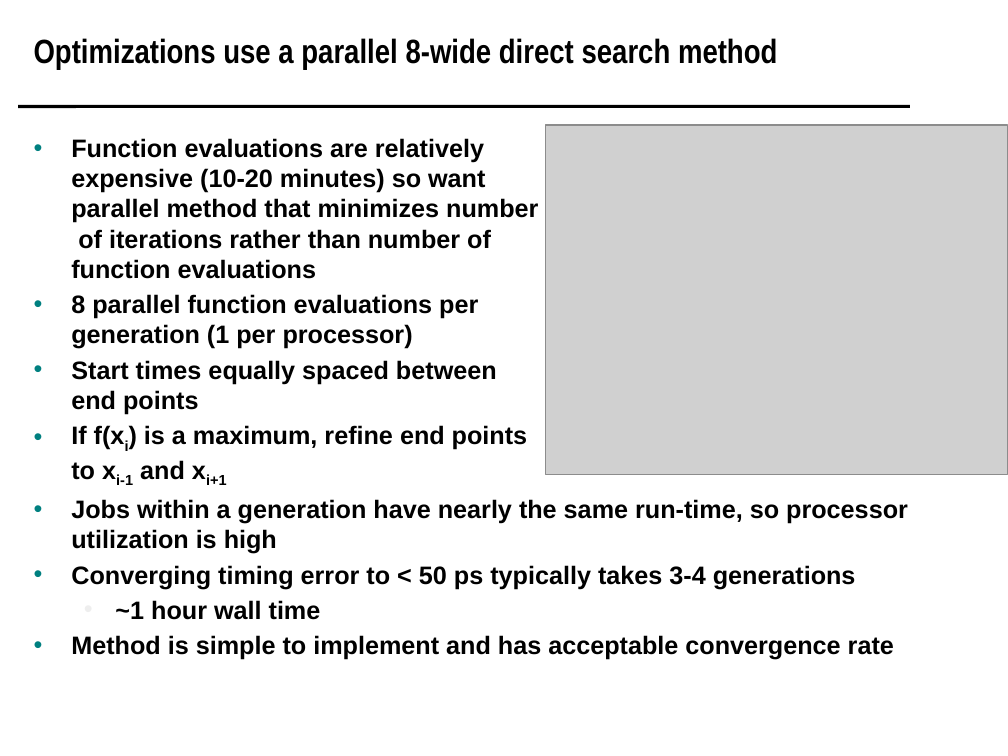
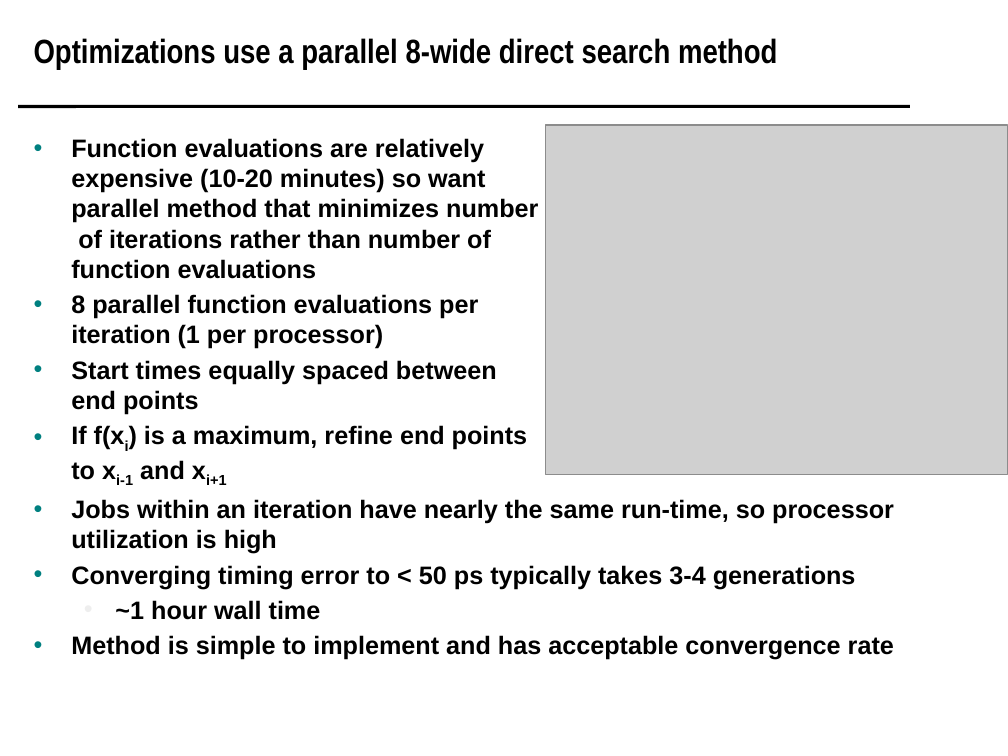
Before and after one commit to scipy-conference/scipy_proceedings, a slide deck: slide 26 of papers/koningterry/slides.pptx (slide 24 before the commit). Drawn at 1008x756 pixels with LibreOffice and Linux fonts; fonts in the diff are those of the drawing; grey boxes stand for pictures; background and template pictures are left out. Boxes give left, top, right and bottom in pixels: in the first picture for what was removed or moved away, otherwise in the second. Text is boxed around its words. In the diff, an @@ line names an element or a change of style, - is before the commit and + after.

Commit message:
updated slides.

```diff
--- a/papers/koningterry/slides.pptx
+++ b/papers/koningterry/slides.pptx
@@ text at (71, 294, 478, 349): text changed @@
-• 8 parallel function evaluations per
-  generation (1 per processor)
+• 8 parallel function evaluations per
+  iteration (1 per processor)
@@ text at (71, 499, 894, 554): text changed @@
-• Jobs within a generation have nearly the same run-time, so processor utilization is high
+• Jobs within an iteration have nearly the same run-time, so processor utilization is high
```
Also in this commit, not shown: 6 other slides changed, 2 slides added.
